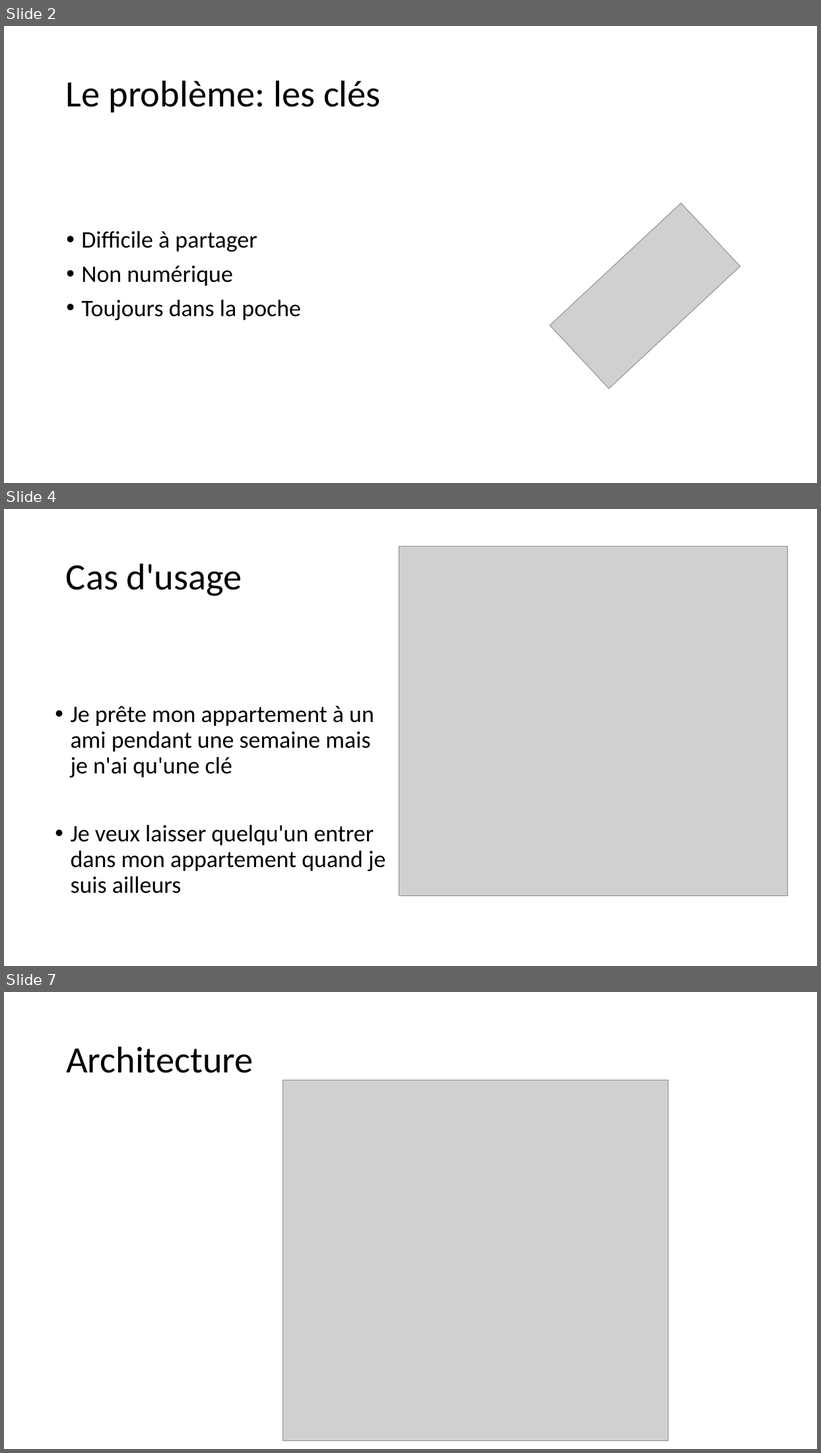
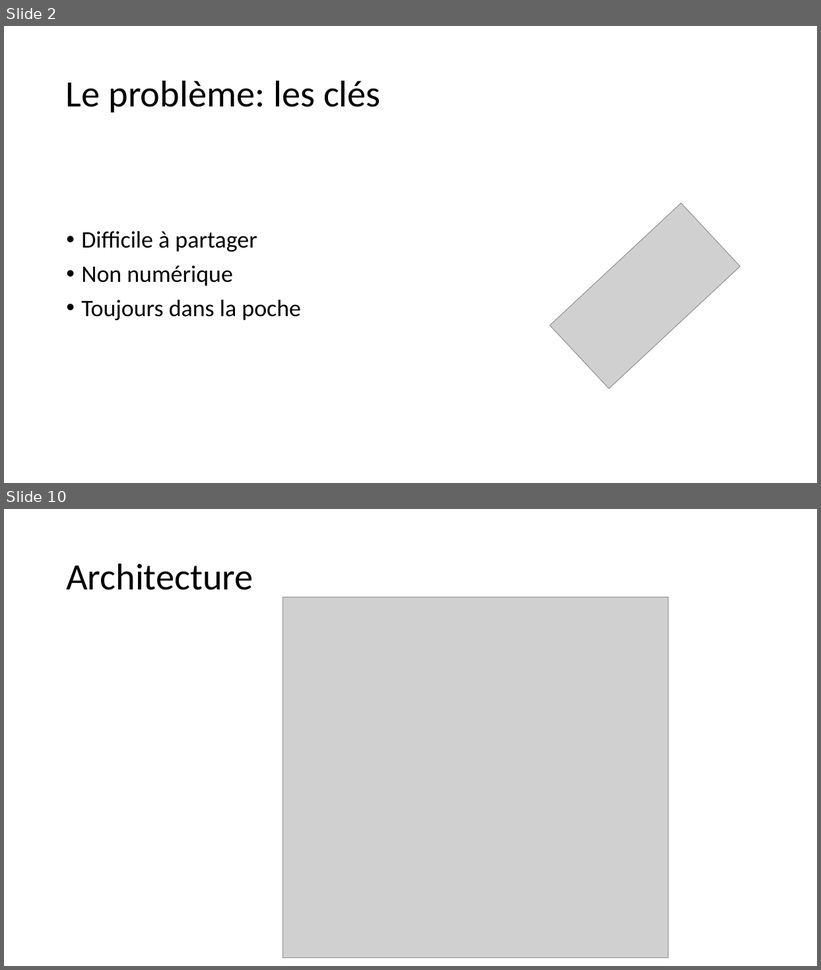
Before and after one commit to cazabec/EasyLock, a slide deck: doc/Présentation projet libre.pptx. Shown one above the other, each under a label of ours: slides 2, 4 and 7 before the commit, slides 2 and 10 after it; the slides between them are not shown. The pictures are 821x1453 and 821x970 pixels, drawn with LibreOffice and Linux fonts; fonts in the diff are those of the drawing; grey boxes stand for pictures. Boxes give left, top, right and bottom in pixels: in the first picture for what was removed or moved away, otherwise in the second. Text is boxed around its words. In the diff, an @@ line names an element or a change of style, - is before the commit and + after.

```diff
--- a/doc/Présentation projet libre.pptx
+++ b/doc/Présentation projet libre.pptx
@@ slide 4 removed at (4,509,817,966), background #FFFFFF @@
@@ picture removed at (399,546,789,896) @@
@@ title removed at (66,563,242,596) @@
-Cas d'usage
@@ text removed at (71,706,385,894) @@
-• Je prête mon appartement à un ami pendant une semaine mais je n'ai qu'une clé
-• Je veux laisser quelqu'un entrer dans mon appartement quand je suis ailleurs
@@ what was slide 7 is now slide 10 @@
```
Also in this commit, not shown: 4 slides changed, 4 slides added.
